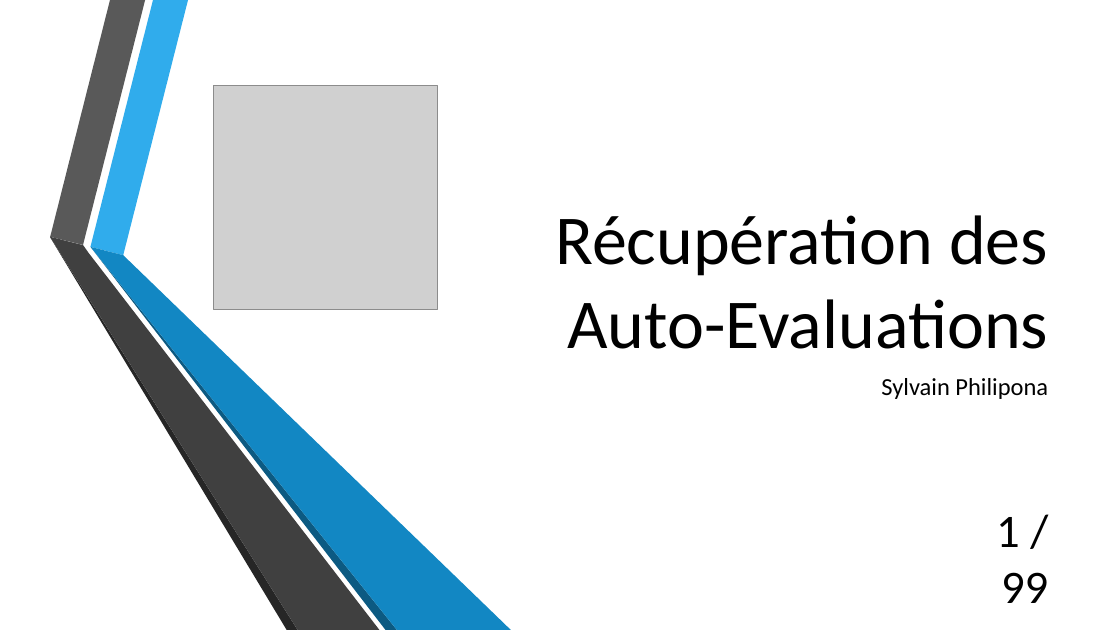
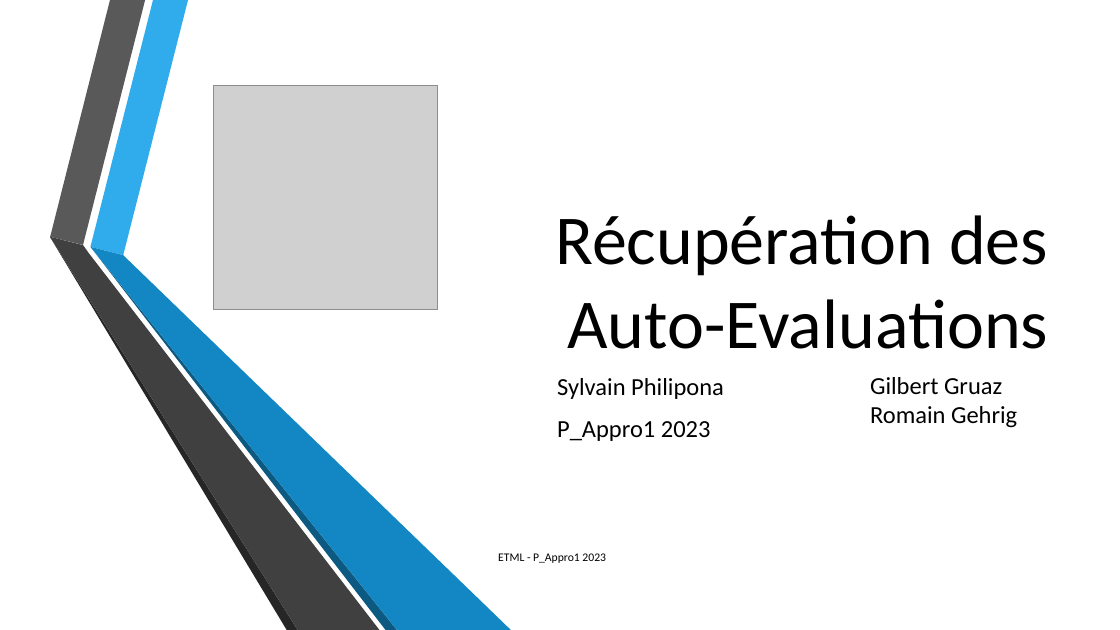
Before and after one commit to SylvainPhilipona/Recuperation-des-AutoEvaluations, a slide deck: slide 1 of CDC-rapport-jdt/Presentation/Presentation_philipona.pptx. Drawn at 1120x630 pixels with LibreOffice and Linux fonts; fonts in the diff are those of the drawing; grey boxes stand for pictures; background and template pictures are left out. Boxes give left, top, right and bottom in pixels: in the first picture for what was removed or moved away, otherwise in the second. Text is boxed around its words. In the diff, an @@ line names an element or a change of style, - is before the commit and + after.

```diff
--- a/CDC-rapport-jdt/Presentation/Presentation_philipona.pptx
+++ b/CDC-rapport-jdt/Presentation/Presentation_philipona.pptx
@@ subtitle "Sylvain Philipona": place and size @@
-subtitle "Sylvain Philipona" at [881,378,1048,399]
+subtitle "Sylvain Philipona" at [557,378,724,441]
@@ subtitle at [557,378,724,399]: alignment right to left @@
@@ text added at [870,377,1017,428], 21 pt, text #000000 @@
+Gilbert Gruaz
+Romain Gehrig
@@ subtitle at [557,421,711,441]: paragraph added @@
+P_Appro1 2023
@@ page number removed at [996,517,1048,603] @@
-1 / 99
@@ text added at [498,553,606,563], 10 pt, text #000000 @@
+ETML - P_Appro1 2023
```
Also in this commit, not shown: 7 other slides changed, 1 slide added, 1 slide removed, 2 other files.
